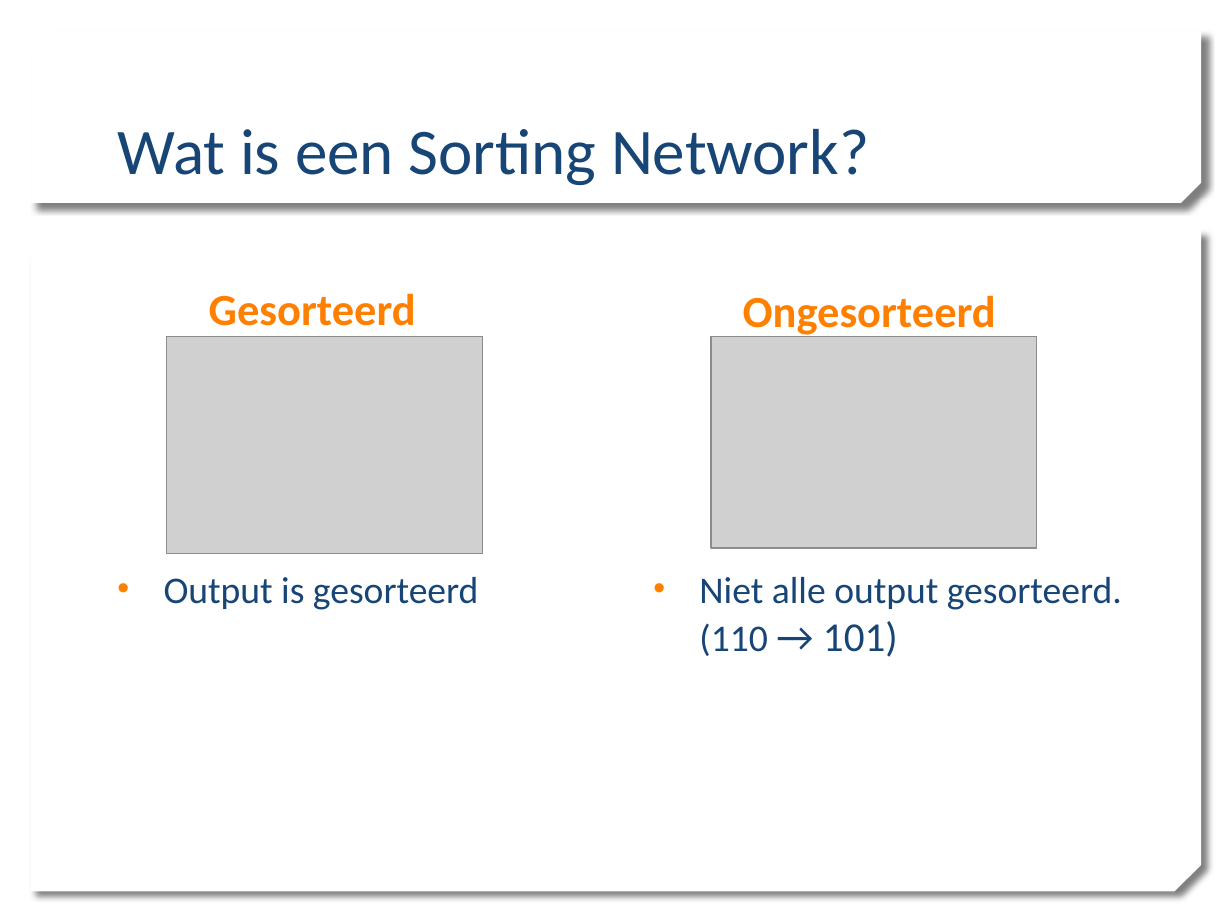
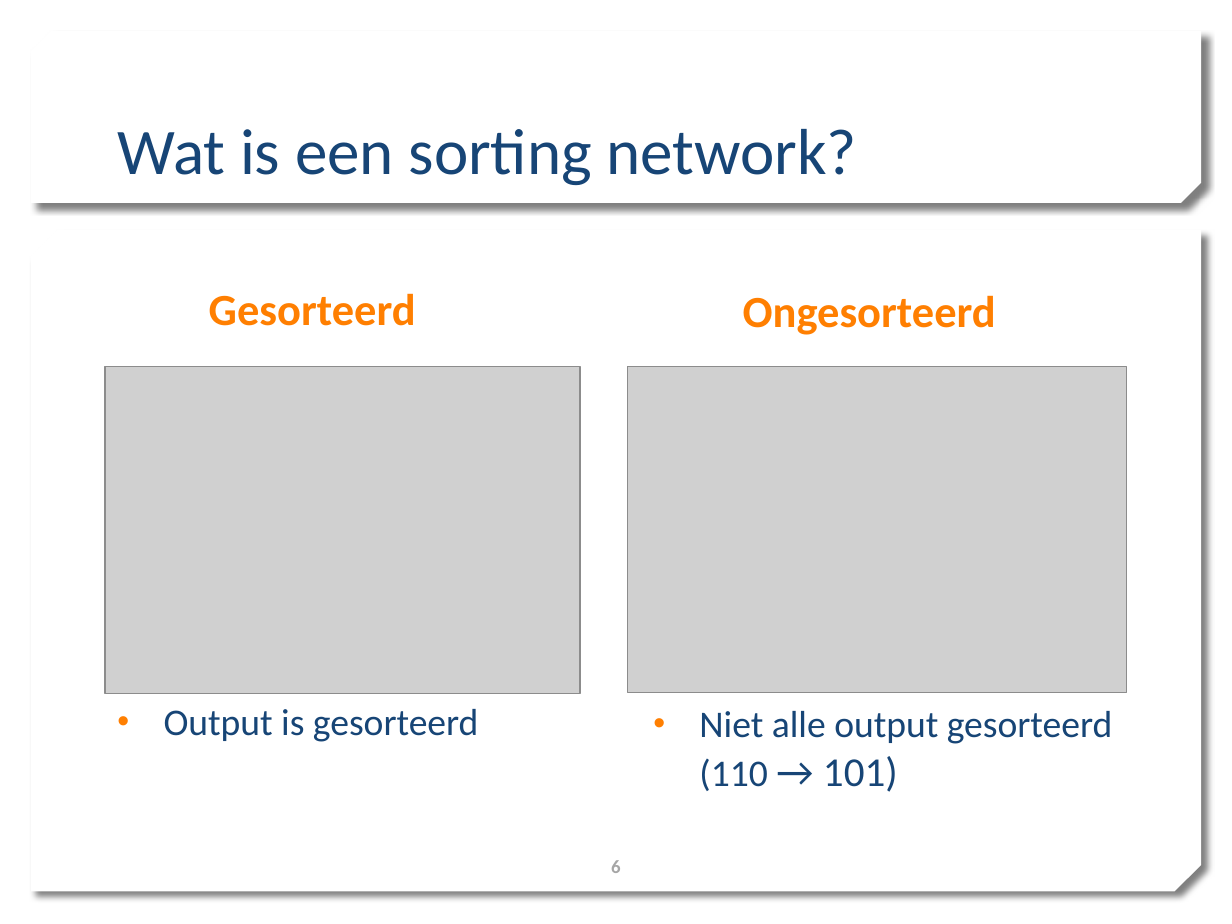
Before and after one commit to mdekempeneer/Research-Optimal-Size-Sorting-Networks, a slide deck: slide 6 of PPP1_WV.pptx (slide 4 before the commit). Drawn at 1232x924 pixels with LibreOffice and Linux fonts; fonts in the diff are those of the drawing; grey boxes stand for pictures; background and template pictures are left out. Boxes give left, top, right and bottom in pixels: in the first picture for what was removed or moved away, otherwise in the second. Text is boxed around its words. In the diff, an @@ line names an element or a change of style, - is before the commit and + after.

```diff
--- a/PPP1_WV.pptx
+++ b/PPP1_WV.pptx
@@ title at (117,129,857,185): text changed @@
-Wat is een Sorting Network?
+Wat is een sorting network?
@@ picture: place and size @@
-picture at (166,336,482,554)
+picture at (105,367,580,695)
@@ picture: place and size @@
-picture at (711,336,1036,548)
+picture at (627,367,1126,692)
@@ text "Output is gesorteerd": place and size @@
-text "Output is gesorteerd" at (164,577,479,610)
+text "Output is gesorteerd" at (164,709,479,742)
@@ text at (699,711,1113,792): text changed @@
-• Niet alle output gesorteerd.
-  (110 → 101)
+• Niet alle output gesorteerd
+  (110 → 101)
@@ page number added at (611,860,621,873), 11 pt, text #A6A6A6, bold @@
+6
```
Also in this commit, not shown: 16 other slides changed, 4 slides added, 5 slides removed.
